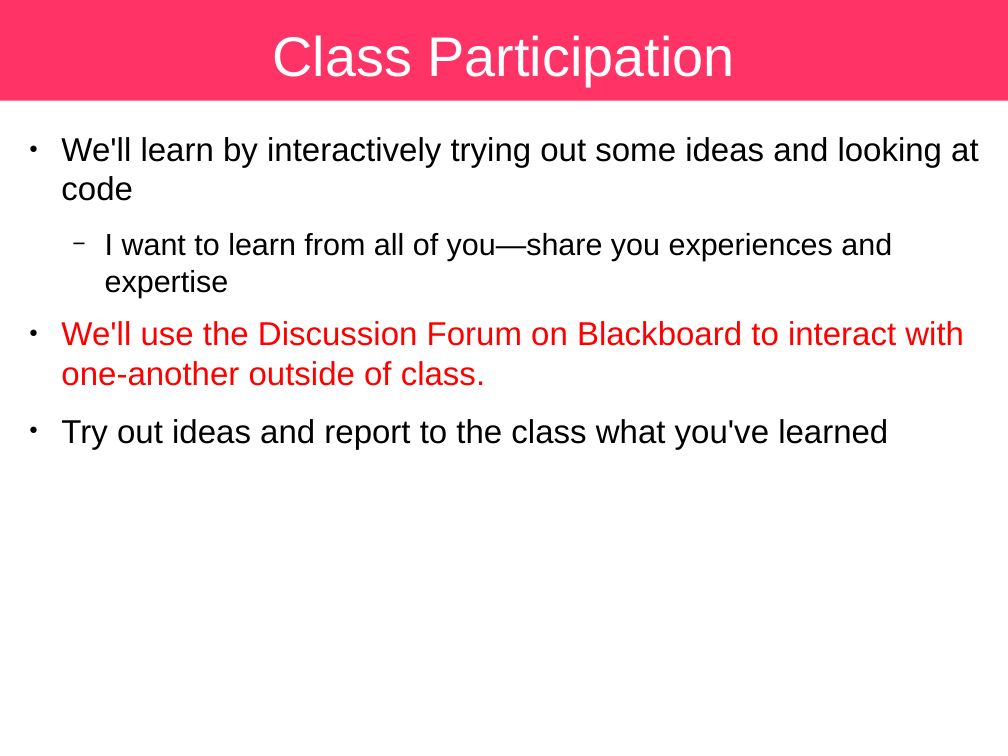
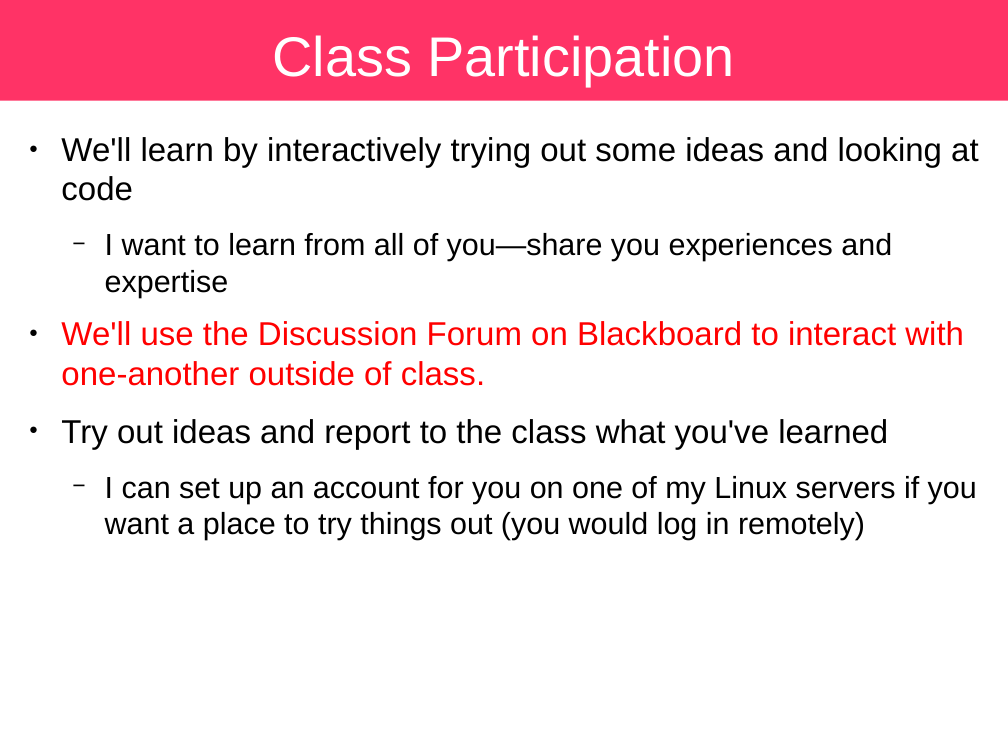
Before and after one commit to sbu-python-class/python-science, a slide deck: slide 45 of lectures/01-python/python.odp (slide 44 before the commit). Drawn at 1008x756 pixels with LibreOffice and Linux fonts; fonts in the diff are those of the drawing. Boxes give left, top, right and bottom in pixels: in the first picture for what was removed or moved away, otherwise in the second. Text is boxed around its words. In the diff, an @@ line names an element or a change of style, - is before the commit and + after.

```diff
--- a/lectures/01-python/python.odp
+++ b/lectures/01-python/python.odp
@@ text at (105, 476, 977, 540): paragraph added @@
+  − I can set up an account for you on one of my Linux servers if you want a place to try things out (you would log in remotely)
```
Also in this commit, not shown: 16 other slides changed, 2 slides added, 1 slide removed, 1 other file.
